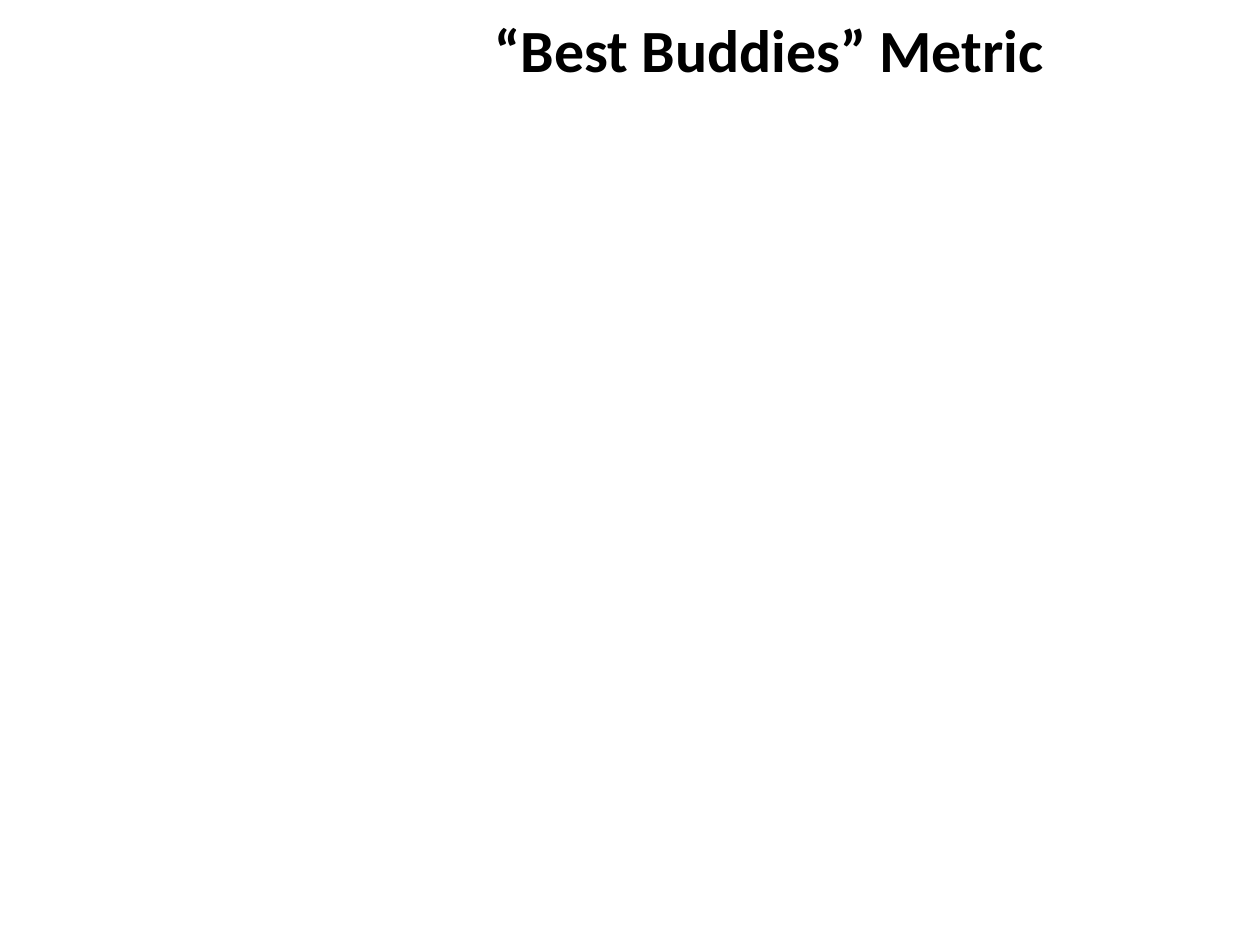
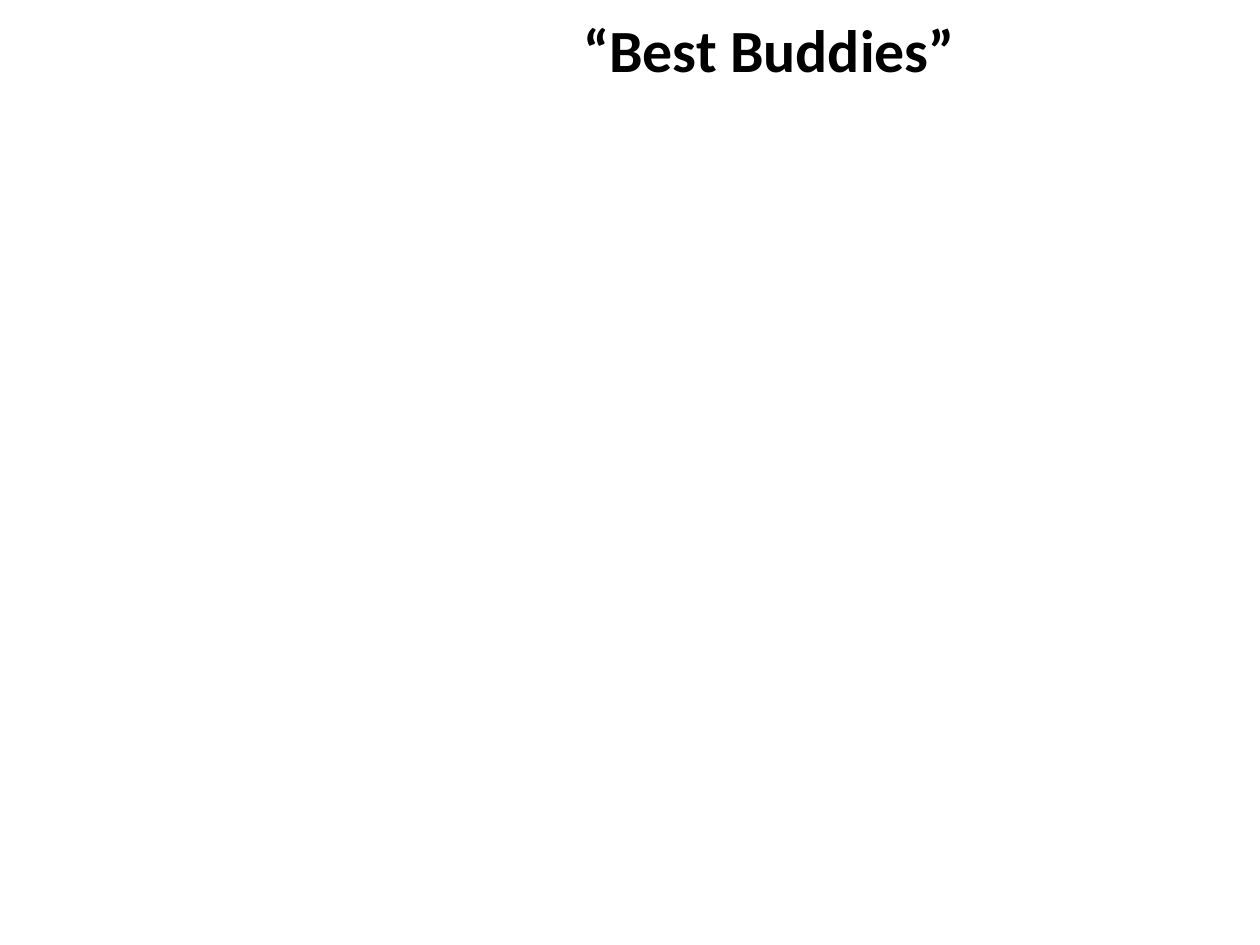
Before and after one commit to ZaydH/sjsu_thesis, a slide deck: slide 12 of Papers/Zayd_Hammoudeh_-_Square_Jigsaw_Puzzle_Problem_Literature_Review.pptx (slide 21 before the commit). Drawn at 1260x945 pixels with LibreOffice and Linux fonts; fonts in the diff are those of the drawing; grey boxes stand for pictures; background and template pictures are left out. Boxes give left, top, right and bottom in pixels: in the first picture for what was removed or moved away, otherwise in the second. Text is boxed around its words. In the diff, an @@ line names an element or a change of style, - is before the commit and + after.

```diff
--- a/Papers/Zayd_Hammoudeh_-_Square_Jigsaw_Puzzle_Problem_Literature_Review.pptx
+++ b/Papers/Zayd_Hammoudeh_-_Square_Jigsaw_Puzzle_Problem_Literature_Review.pptx
@@ title at (583, 28, 954, 73): text changed @@
-“Best Buddies” Metric
+“Best Buddies”
```
Also in this commit, not shown: 4 other slides changed, 2 slides added, 2 other files.
